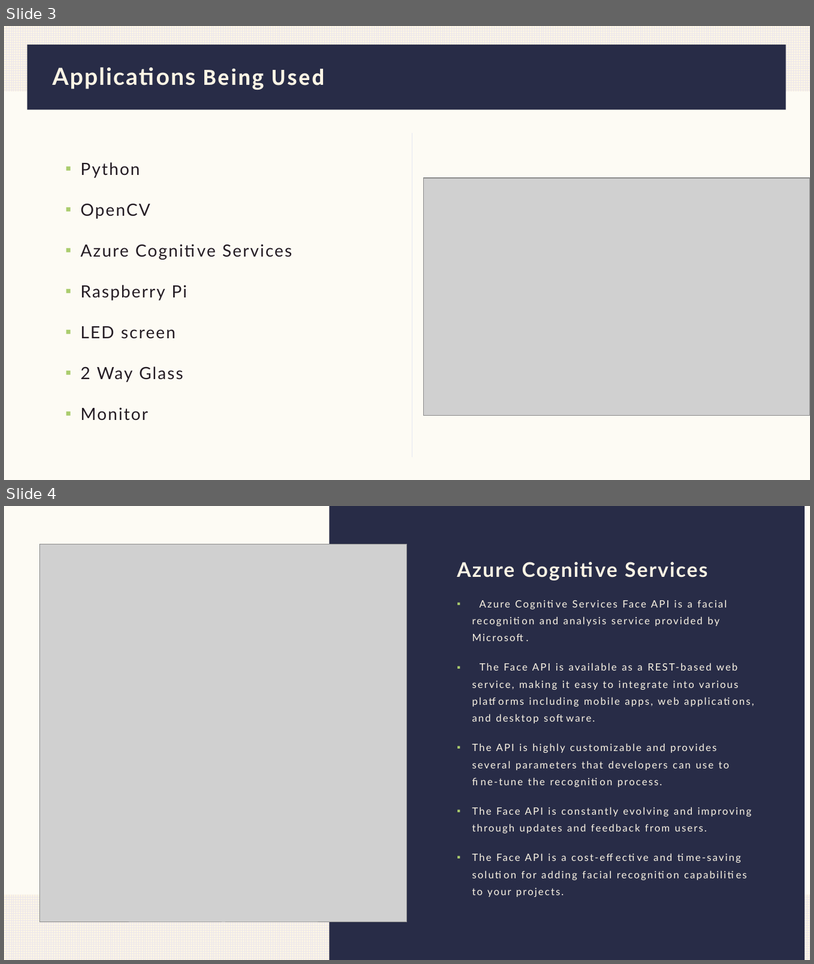
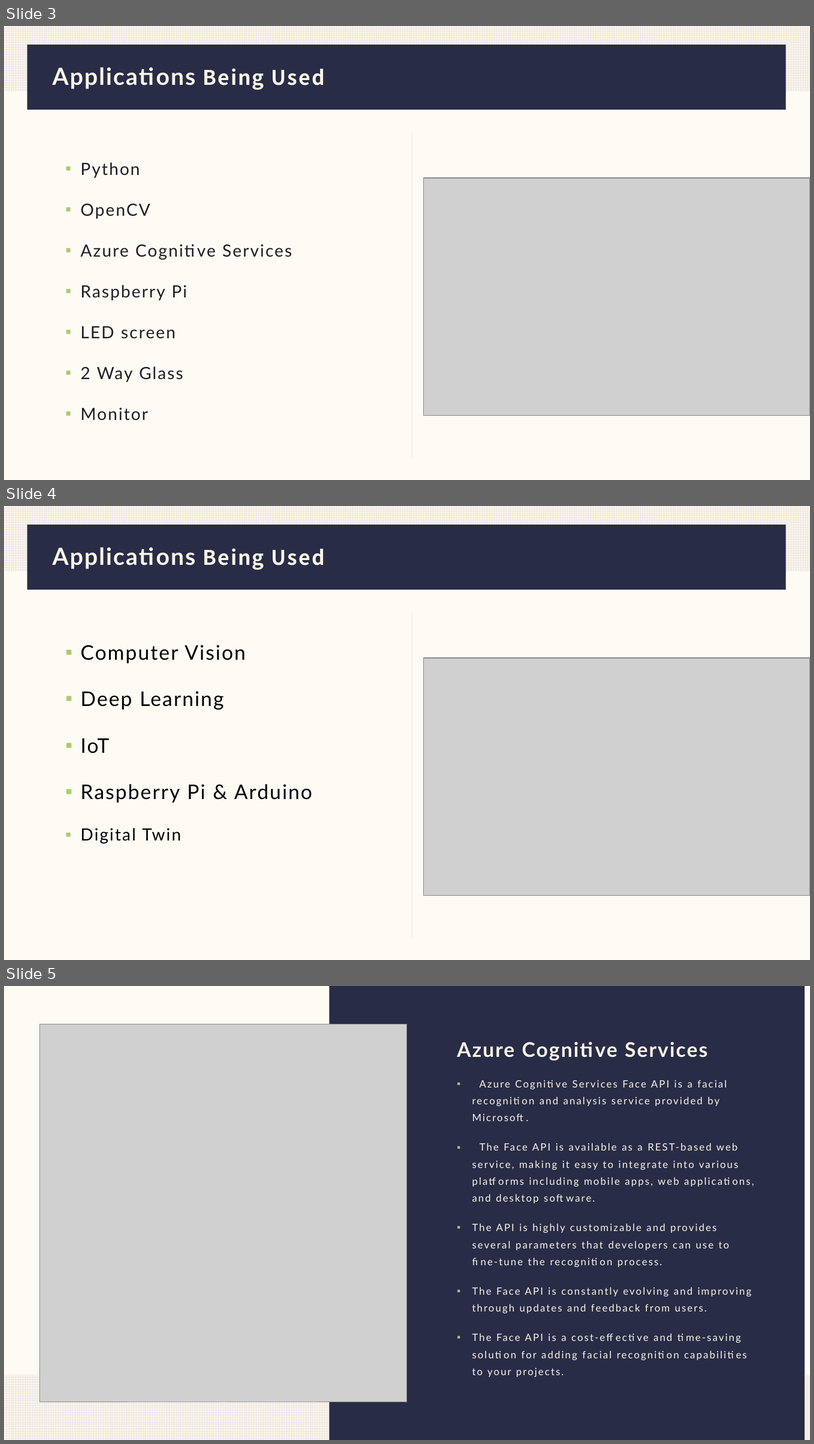
Before and after one commit to IADT-projects/y4-project-ConorWeldon, a slide deck: Docs/Presentation/Presentation.pptx. Shown one above the other, each under a label of ours: slides 3 and 4 before the commit, slides 3, 4 and 5 after it. The pictures are 814x964 and 814x1444 pixels, drawn with LibreOffice and Linux fonts; fonts in the diff are those of the drawing; grey boxes stand for pictures. Boxes give left, top, right and bottom in pixels: in the first picture for what was removed or moved away, otherwise in the second. Text is boxed around its words. In the diff, an @@ line names an element or a change of style, - is before the commit and + after.

Commit message:
UpdateFinal
Final piece for presentation!

```diff
--- a/Docs/Presentation/Presentation.pptx
+++ b/Docs/Presentation/Presentation.pptx
@@ slide 4 added at <box>4,506,810,960</box>, background #FCF5E5 at 40% opacity; not listed: 3 template elements that a slide beside it also shows @@
@@ title added at <box>53,547,325,570</box>, 28 pt, text #FCF5E5, bold @@
+Applications Being Used
@@ text added at <box>81,645,312,843</box>, 24 pt, text #000000 @@
+▪ Computer Vision
+▪ Deep Learning
+▪ IoT
+▪ Raspberry Pi & Arduino
+▪ Digital Twin
@@ picture added at <box>424,658,810,895</box> @@
@@ what was slide 4 is now slide 5 @@
```
